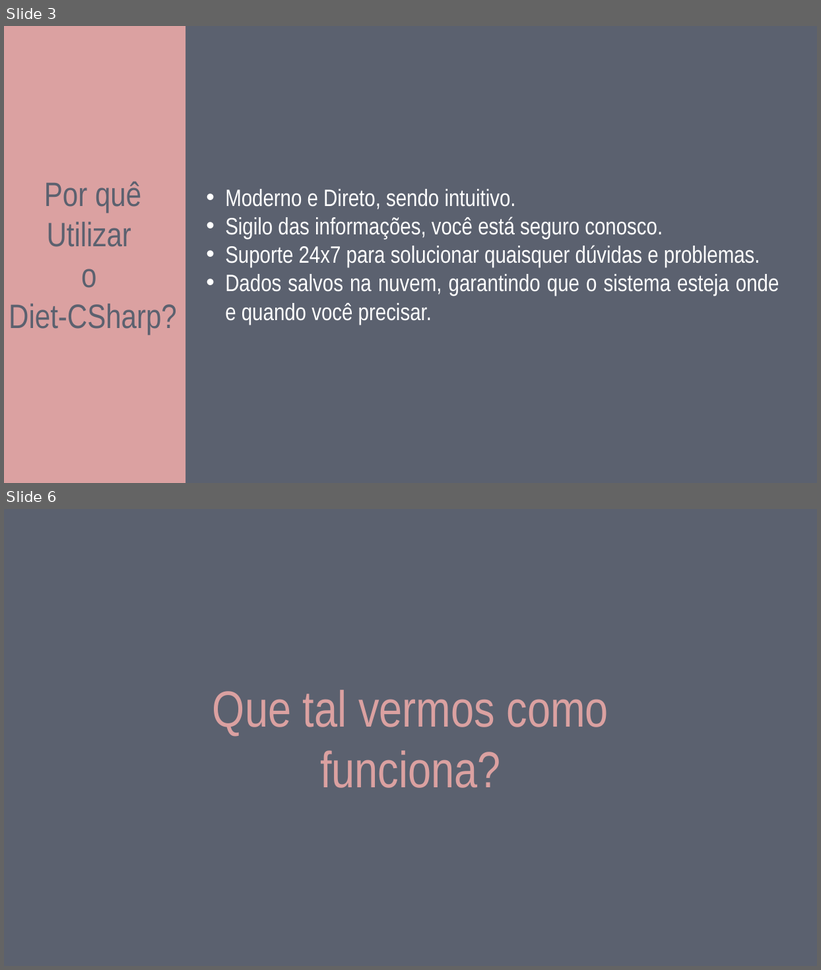
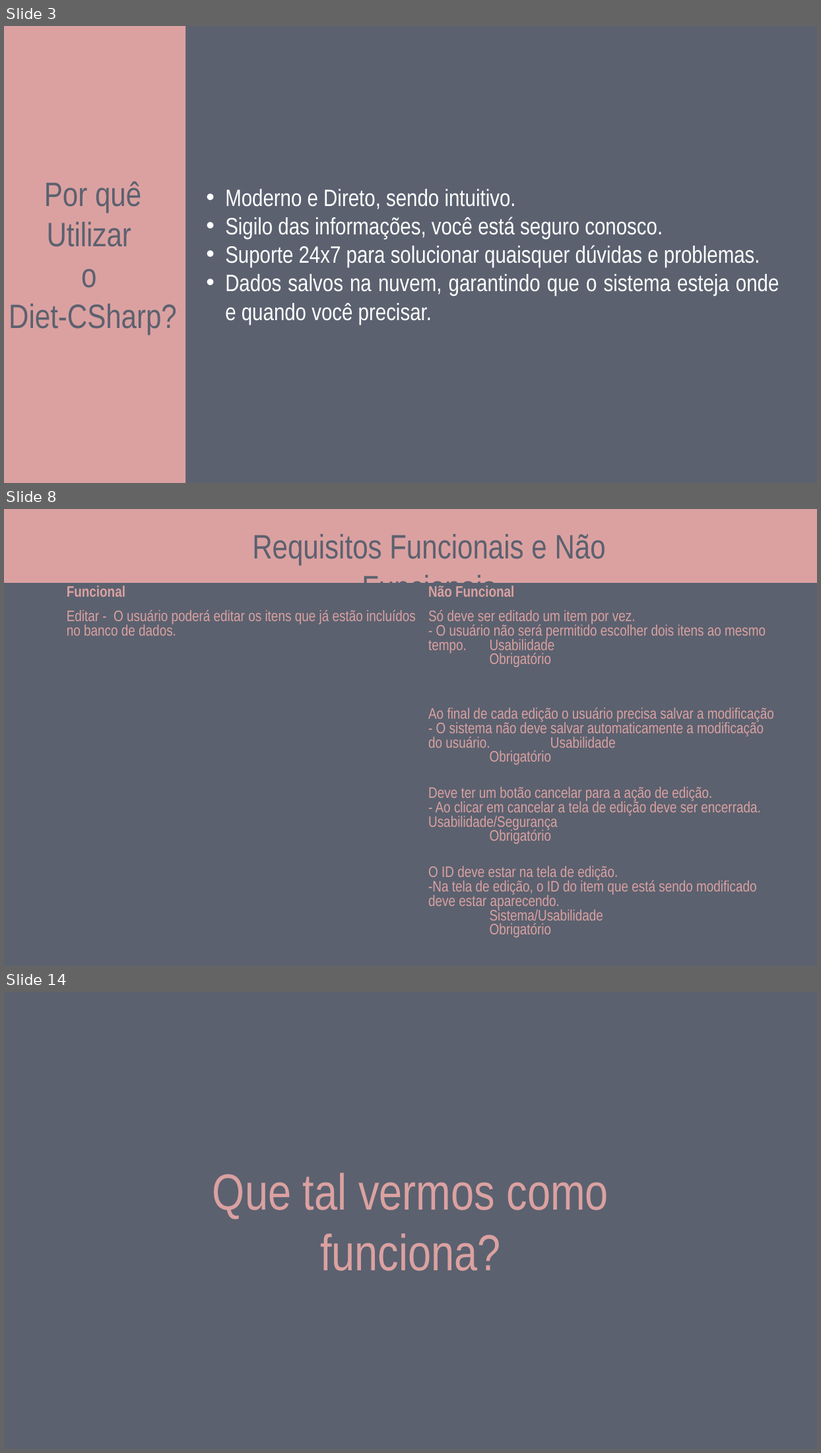
Before and after one commit to caiobarretta/Diet-CSharp, a slide deck: doc/IFSP/Diet-csharp.pptx. Shown one above the other, each under a label of ours: slides 3 and 6 before the commit, slides 3, 8 and 14 after it; the slides between them are not shown. The pictures are 821x970 and 821x1453 pixels, drawn with LibreOffice and Linux fonts; fonts in the diff are those of the drawing. Boxes give left, top, right and bottom in pixels: in the first picture for what was removed or moved away, otherwise in the second. Text is boxed around its words. In the diff, an @@ line names an element or a change of style, - is before the commit and + after.

```diff
--- a/doc/IFSP/Diet-csharp.pptx
+++ b/doc/IFSP/Diet-csharp.pptx
@@ slide 8 added at (4,509,817,966), background #5B616F @@
@@ rectangle added at (4,509,817,583), fill #DBA1A1 @@
@@ text added at (252,534,606,597), 40 pt, text #5B616F @@
+Requisitos Funcionais e Não Funcionais
@@ table added at (61,583,784,962), 5 rows, 2 columns @@
+Funcional | Não Funcional
+Editar - O usuário poderá editar os itens que já estão incluídos no banco de dados. | Só deve ser editado um item por vez. / - O usuário não será permitido escolher dois itens ao mesmo tempo. Usabilidade / Obrigatório
+ | Ao final de cada edição o usuário precisa salvar a modificação / - O sistema não deve salvar automaticamente a modificação do usuário. Usabilidade / Obrigatório
+ | Deve ter um botão cancelar para a ação de edição. / - Ao clicar em cancelar a tela de edição deve ser encerrada. Usabilidade/Segurança / Obrigatório
+ | O ID deve estar na tela de edição. / -Na tela de edição, o ID do item que está sendo modificado deve estar aparecendo. / Sistema/Usabilidade / Obrigatório
@@ what was slide 6 is now slide 14 @@
```
Also in this commit, not shown: 2 slides changed, 7 other slides added, 1 other file.
